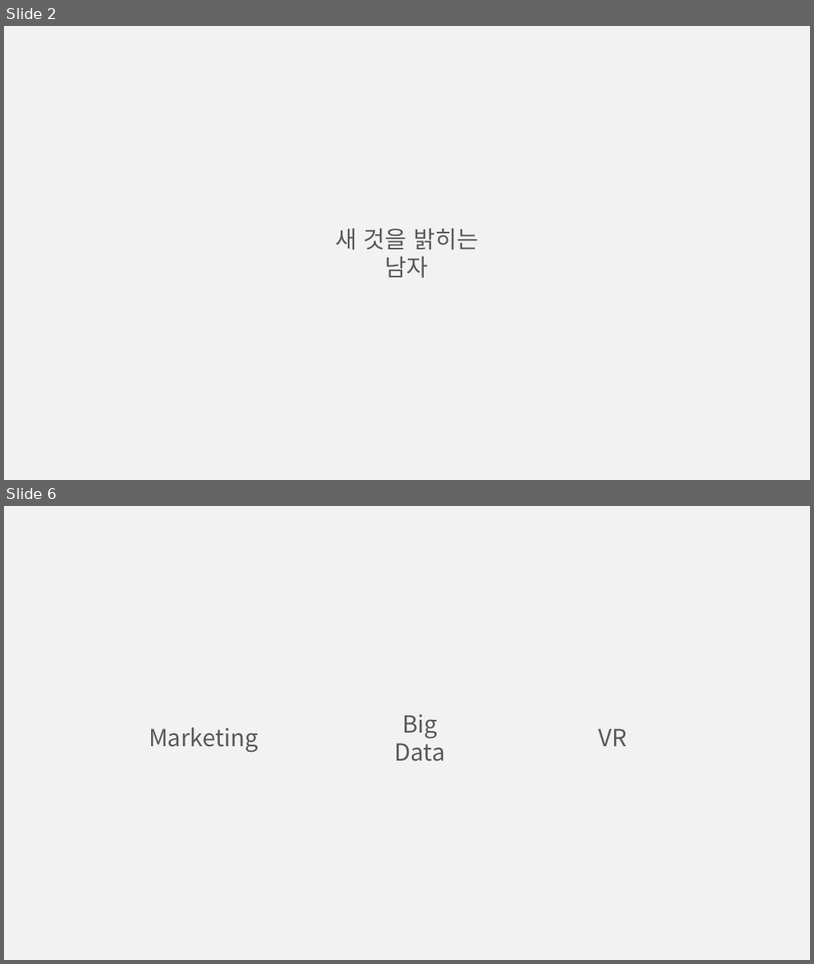
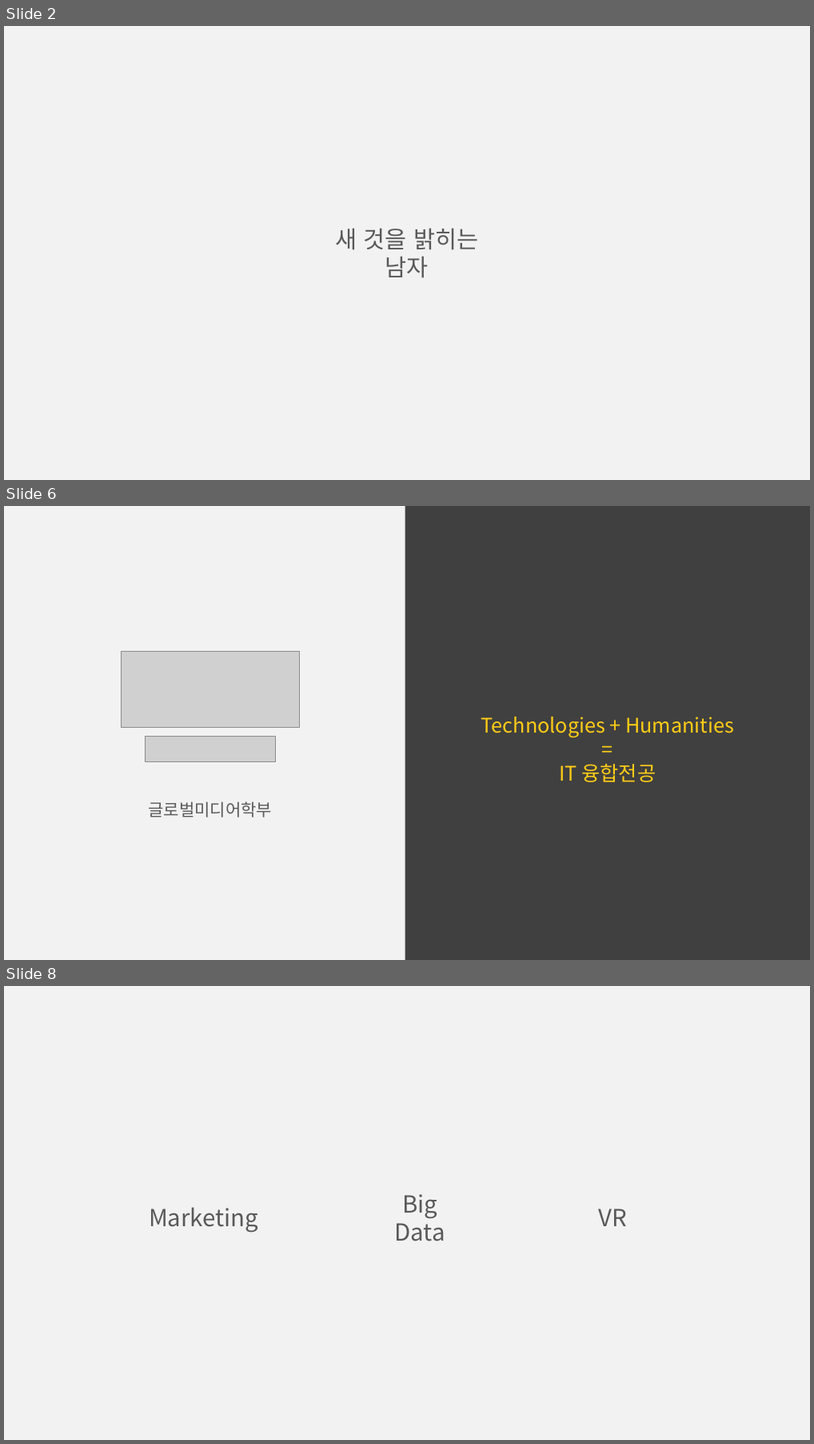
Before and after one commit to BAChan31/Job, a slide deck: 자소서/마이다스아이티/백승찬_PT자료.pptx. Shown one above the other, each under a label of ours: slides 2 and 6 before the commit, slides 2, 6 and 8 after it; the slides between them are not shown. The pictures are 814x964 and 814x1444 pixels, drawn with LibreOffice and Linux fonts; fonts in the diff are those of the drawing; grey boxes stand for pictures. Boxes give left, top, right and bottom in pixels: in the first picture for what was removed or moved away, otherwise in the second. Text is boxed around its words. In the diff, an @@ line names an element or a change of style, - is before the commit and + after.

```diff
--- a/자소서/마이다스아이티/백승찬_PT자료.pptx
+++ b/자소서/마이다스아이티/백승찬_PT자료.pptx
@@ slide 6 added at (4,506,810,960), background #F2F2F2 @@
@@ rectangle added at (406,506,810,960), fill #404040 @@
@@ picture added at (121,651,299,728) @@
@@ text added at (482,716,734,782), 24 pt, text #FFCD15 @@
+Technologies + Humanities
+=
+IT 융합전공
@@ picture added at (145,736,275,761) @@
@@ text added at (148,801,272,817), 20 pt, text #595959 @@
+글로벌미디어학부
@@ what was slide 6 is now slide 8 @@
```
Also in this commit, not shown: 5 other slides added, 4 slides removed.
